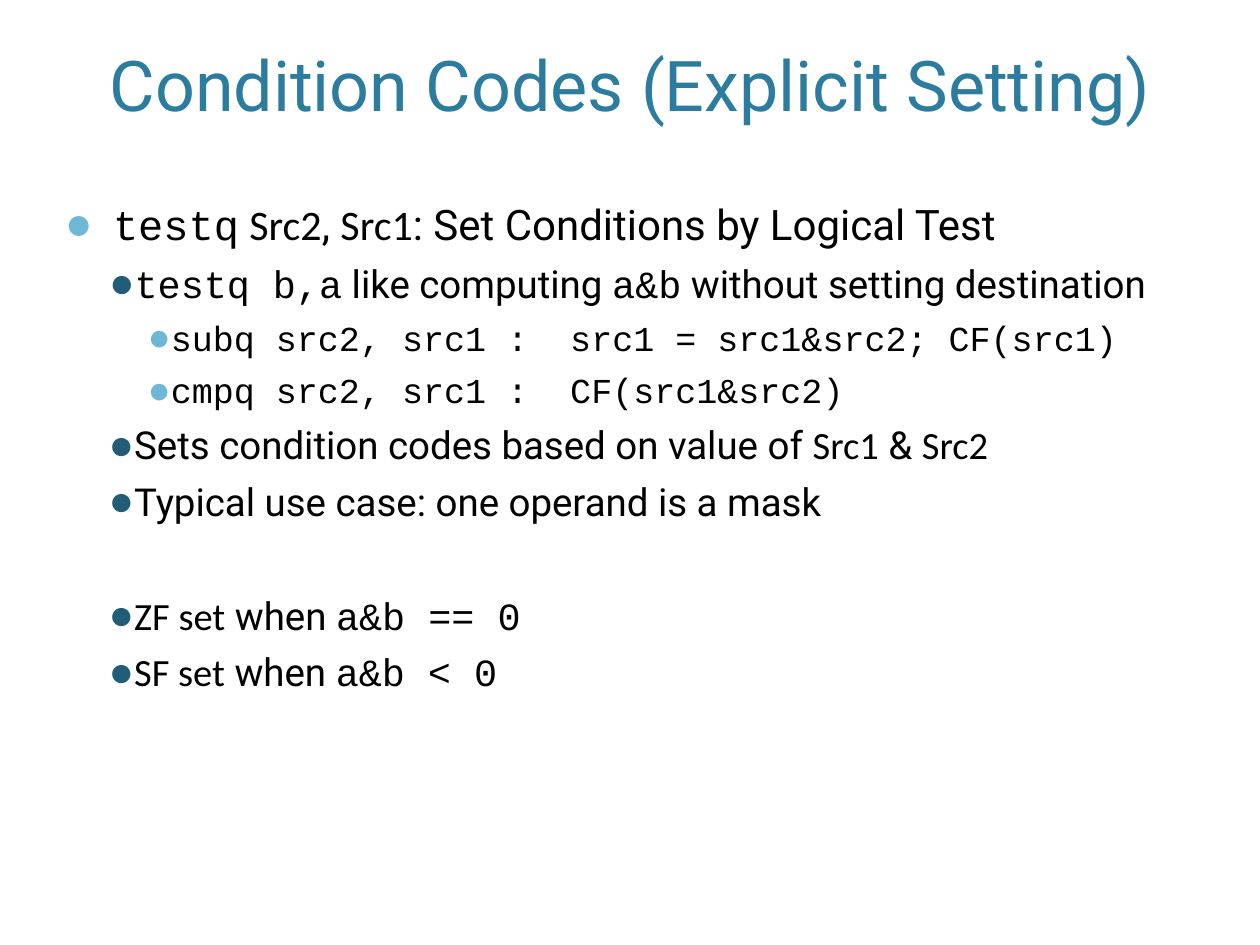
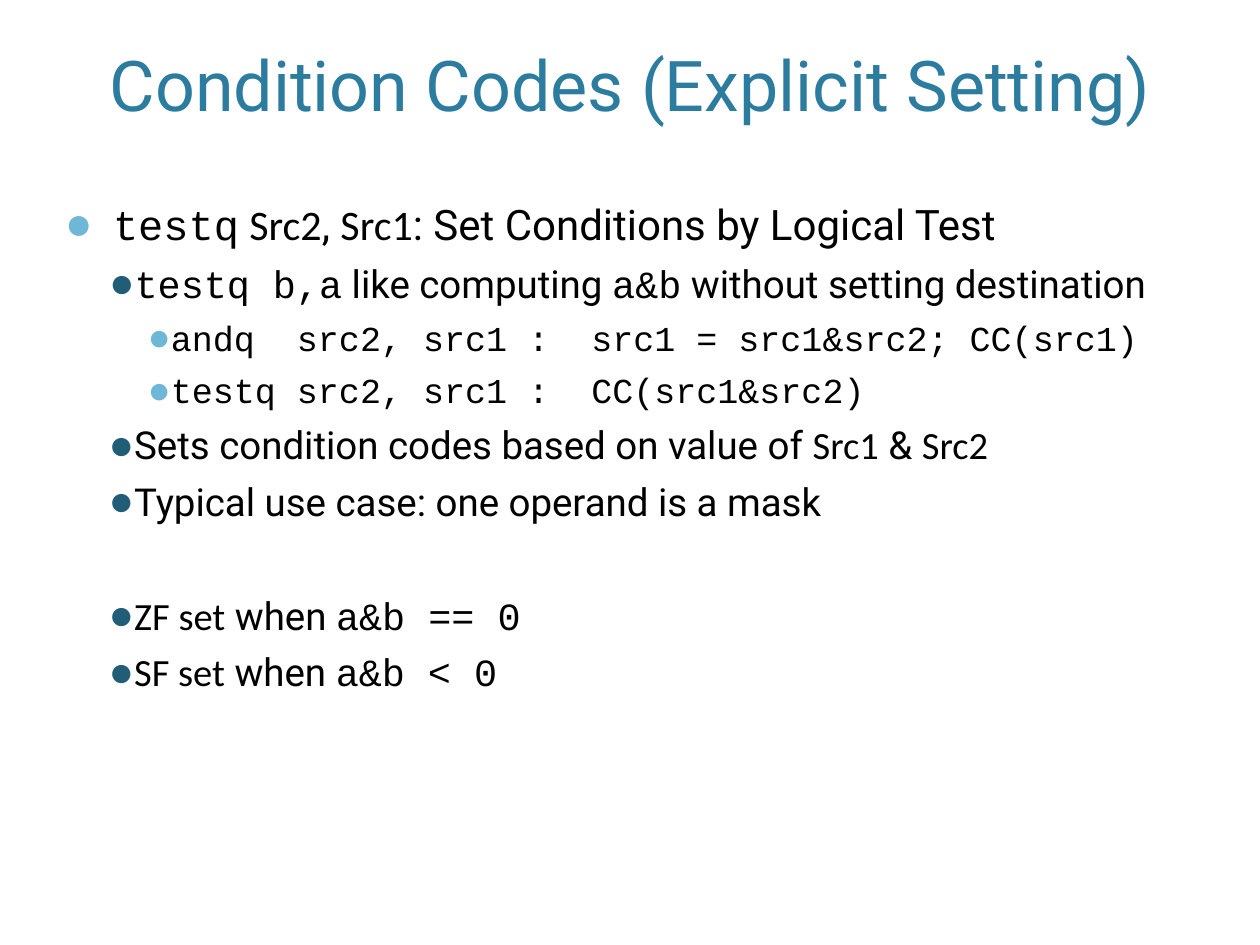
Before and after one commit to pdownen/pdownen.github.io, a slide deck: slide 5 of courses/24S/Assembly/notes/06_x86_control.pptx. Drawn at 1260x945 pixels with LibreOffice and Linux fonts; fonts in the diff are those of the drawing; background and template pictures are left out. Boxes give left, top, right and bottom in pixels: in the first picture for what was removed or moved away, otherwise in the second. Text is boxed around its words. In the diff, an @@ line names an element or a change of style, - is before the commit and + after.

```diff
--- a/courses/24S/Assembly/notes/06_x86_control.pptx
+++ b/courses/24S/Assembly/notes/06_x86_control.pptx
@@ text at (x1=171, y1=326, x2=1138, y2=411): text changed @@
-    ● subq src2, src1 : src1 = src1&src2; CF(src1)
-    ● cmpq src2, src1 : CF(src1&src2)
+    ● andq src2, src1 : src1 = src1&src2; CC(src1)
+    ● testq src2, src1 : CC(src1&src2)
```
Also in this commit, not shown: 7 other slides changed.
